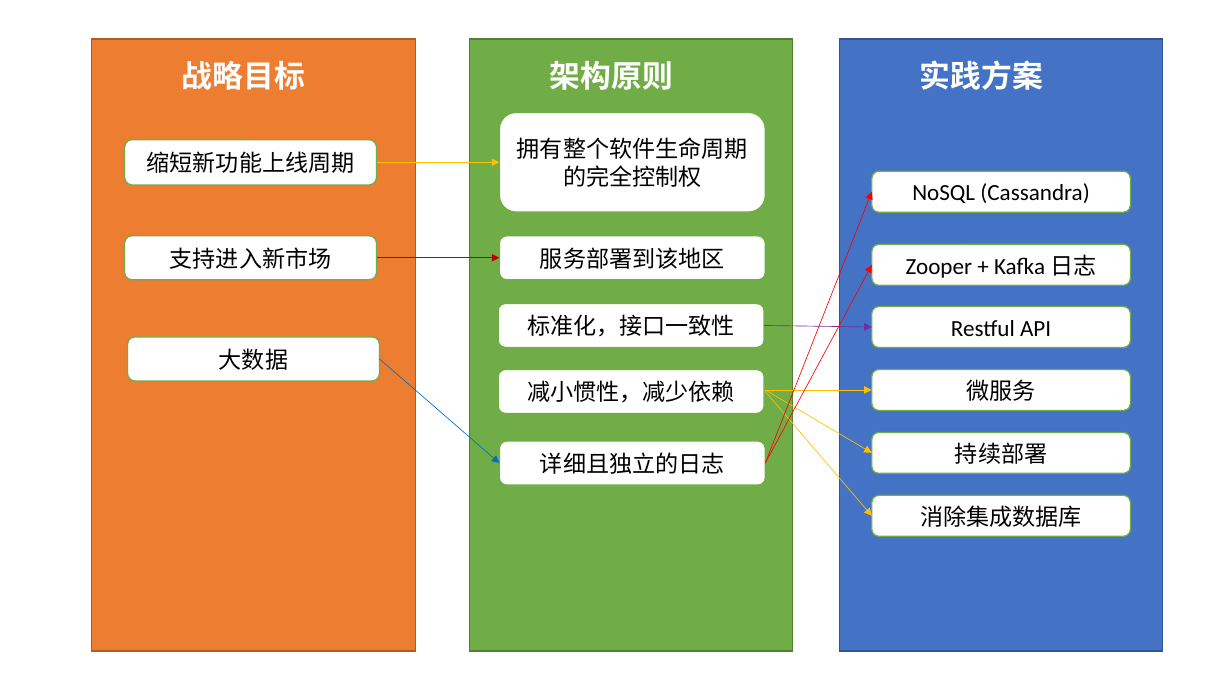
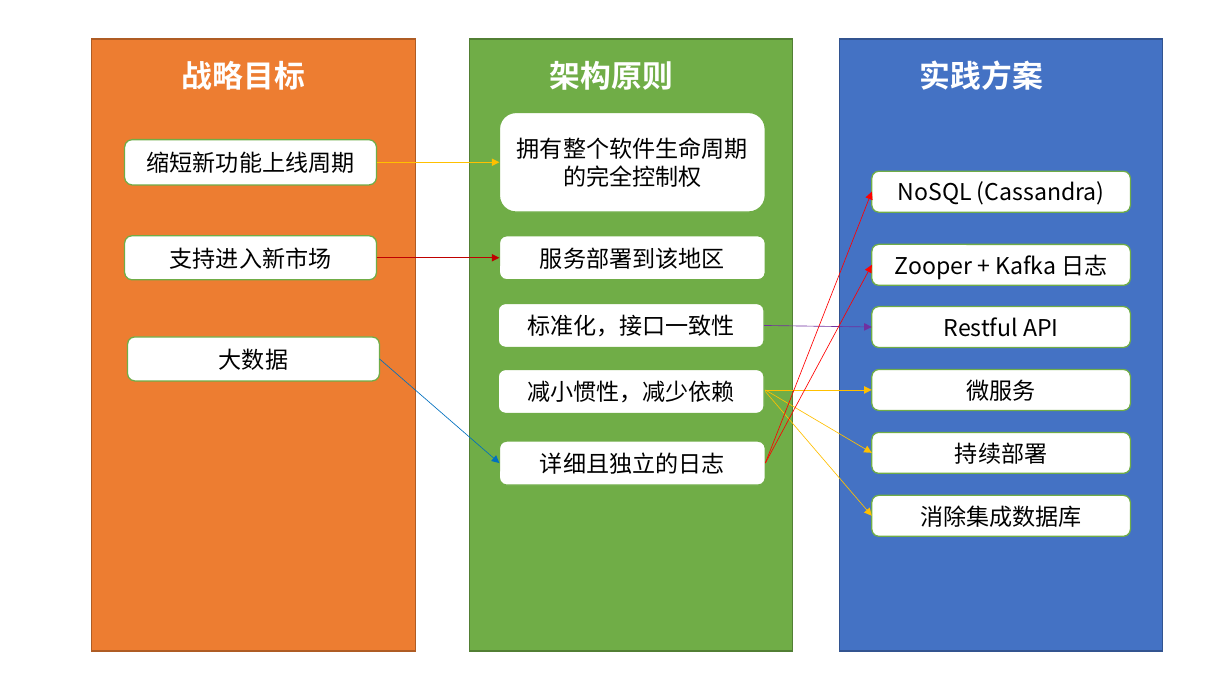
Before and after one commit to guoyu07/NotesPublic, a slide deck: slide 3 of Aario-PPT/20160906 IT - 微服务架构师.pptx. Drawn at 1232x693 pixels with LibreOffice and Linux fonts; fonts in the diff are those of the drawing. Boxes give left, top, right and bottom in pixels: in the first picture for what was removed or moved away, otherwise in the second. Text is boxed around its words. In the diff, an @@ line names an element or a change of style, - is before the commit and + after.

```diff
--- a/Aario-PPT/20160906 IT - 微服务架构师.pptx
+++ b/Aario-PPT/20160906 IT - 微服务架构师.pptx
@@ font Calibri to Noto Sans CJK SC in 3 elements at [872,307,1131,348], [872,245,1131,286], [872,171,1131,212] @@
```
Also in this commit, not shown: 1 other slide changed.
